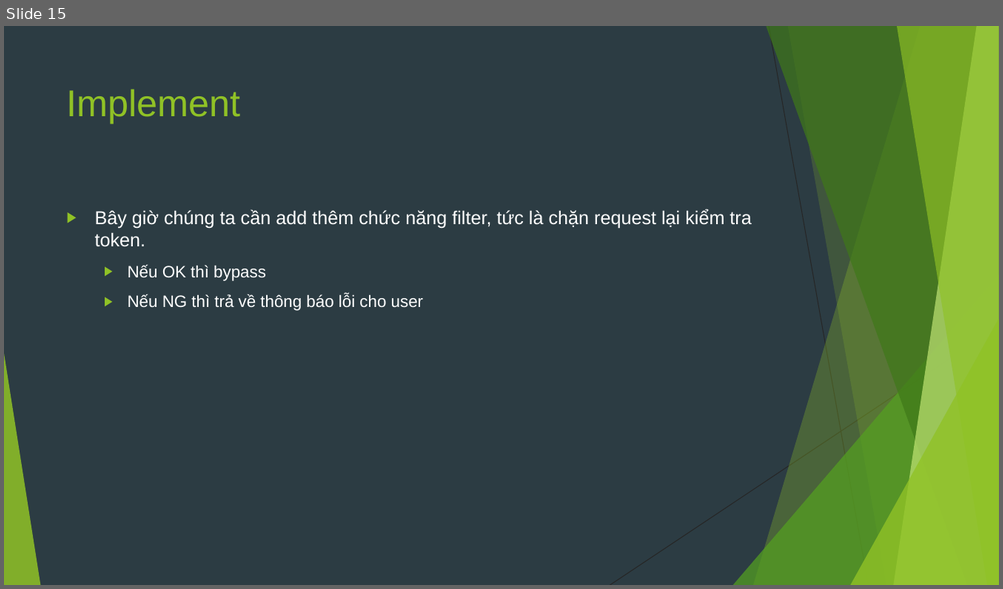
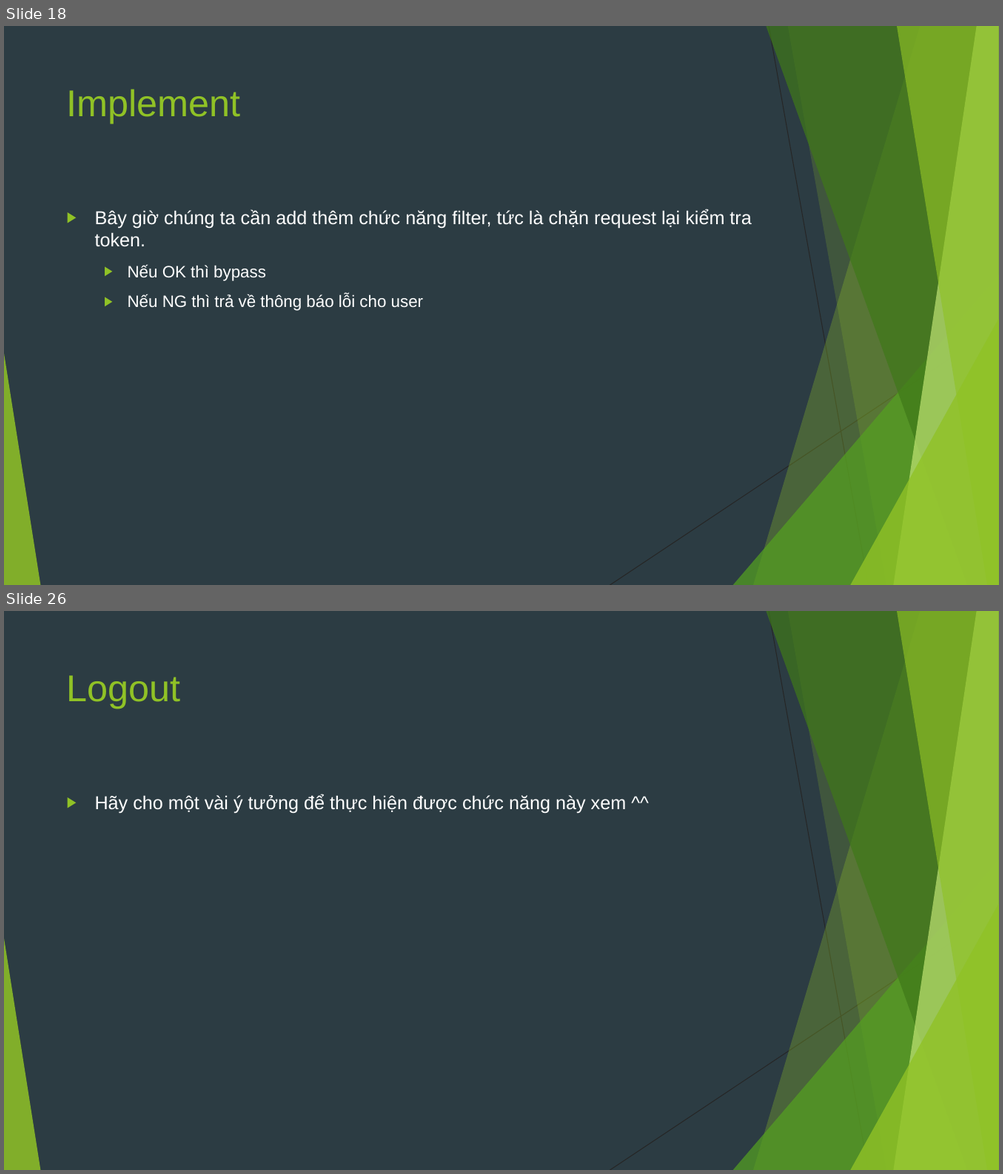
Before and after one commit to sobbingwind/SpringBoot, a slide deck: 11.Spring Security JWT.pptx. Shown one above the other, each under a label of ours: slide 15 before the commit, slides 18 and 26 after it; the slides between them are not shown. The pictures are 1003x589 and 1003x1174 pixels, drawn with LibreOffice and Linux fonts; fonts in the diff are those of the drawing. Boxes give left, top, right and bottom in pixels: in the first picture for what was removed or moved away, otherwise in the second. Text is boxed around its words. In the diff, an @@ line names an element or a change of style, - is before the commit and + after.

```diff
--- a/11.Spring Security JWT.pptx
+++ b/11.Spring Security JWT.pptx
@@ slide 26 added at (4,611,999,1170), background #2C3C43; not listed: 10 template elements that a slide beside it also shows @@
@@ title added at (67,675,181,709), 36 pt, text #90C226 @@
+Logout
@@ text added at (95,795,626,814), 18 pt, text #FFFFFF @@
+▶ Hãy cho một vài ý tưởng để thực hiện được chức năng này xem ^^
@@ what was slide 15 is now slide 18 @@
```
Also in this commit, not shown: 2 slides changed, 23 other slides added.
